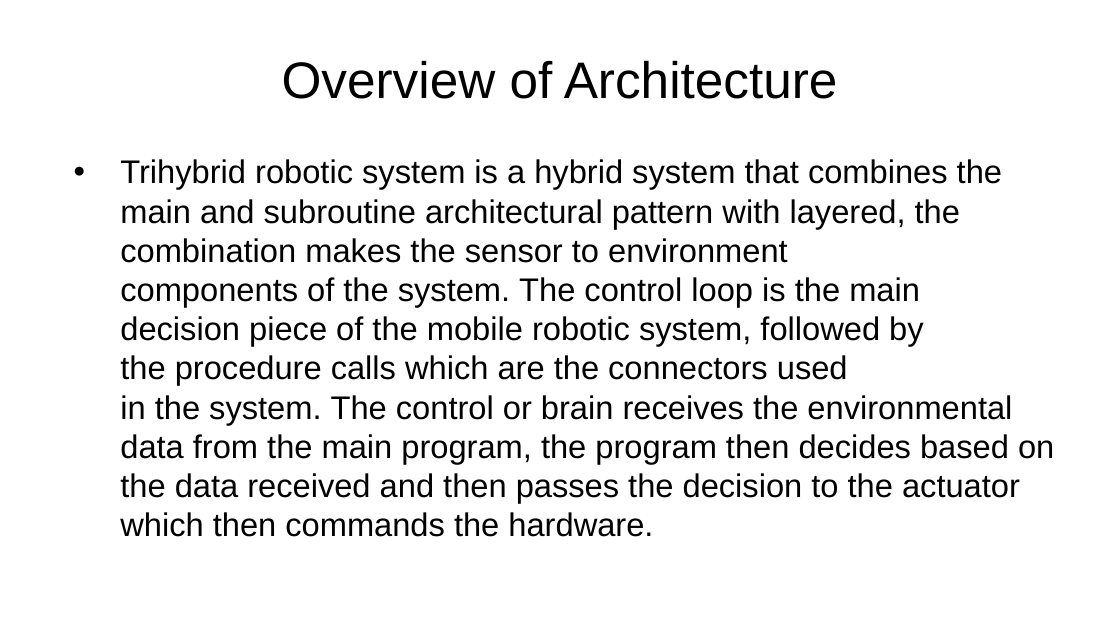
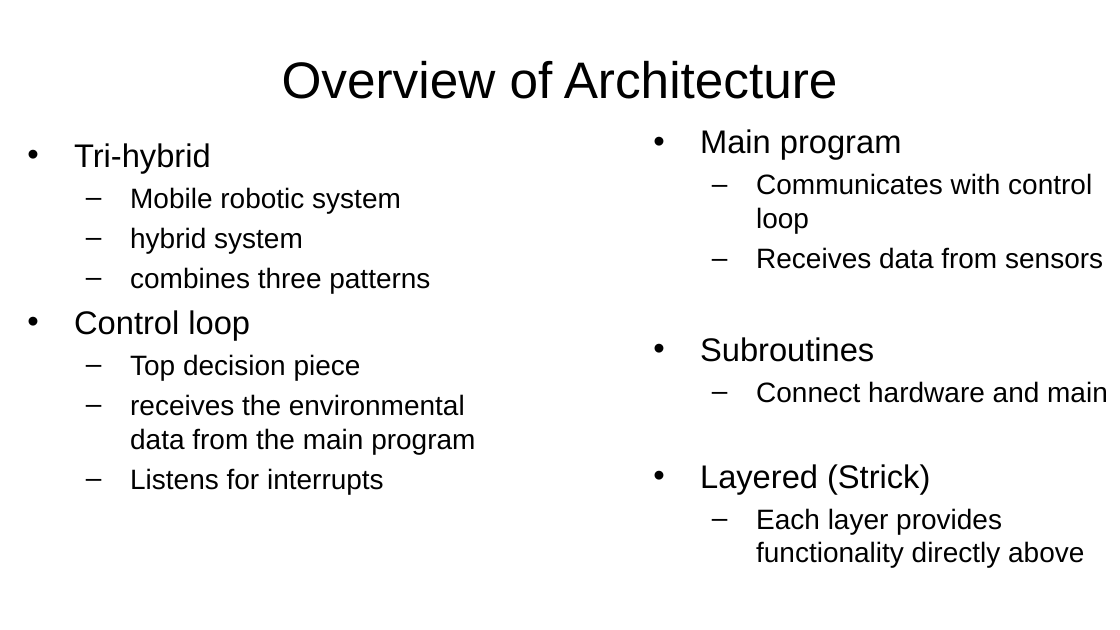
Before and after one commit to AlexLundinEducational/UTDFall2018, a slide deck: slide 2 of 2.1-SE-4352.001-AandD/Homework/Homework3/Homework3.pptx. Drawn at 1120x630 pixels with LibreOffice and Linux fonts; fonts in the diff are those of the drawing; background and template pictures are left out. Boxes give left, top, right and bottom in pixels: in the first picture for what was removed or moved away, otherwise in the second. Text is boxed around its words. In the diff, an @@ line names an element or a change of style, - is before the commit and + after.

```diff
--- a/2.1-SE-4352.001-AandD/Homework/Homework3/Homework3.pptx
+++ b/2.1-SE-4352.001-AandD/Homework/Homework3/Homework3.pptx
@@ text at [74,143,475,494]: text changed; size 28 to 24 pt @@
-• Trihybrid robotic system is a hybrid system that combines the main and subroutine architectural pattern with layered, the combination makes the sensor to environment components of the system. The control loop is the main decision piece of the mobile robotic system, followed by the procedure calls which are the connectors used in the system. The control or brain receives the environmental data from the main program, the program then decides based on the data received and then passes the decision to the actuator which then commands the hardware.
+• Tri-hybrid
+  – Mobile robotic system
+  – hybrid system
+  – combines three patterns
+• Control loop
+  – Top decision piece
+  – receives the environmental data from the main program
+  – Listens for interrupts
@@ text added at [700,129,1108,567], 24 pt, text #000000 @@
+• Main program
+  – Communicates with control loop
+  – Receives data from sensors
+• Subroutines
+  – Connect hardware and main
+• Layered (Strick)
+  – Each layer provides functionality directly above
```
Also in this commit, not shown: 6 other slides changed, 3 slides added, 3 slides removed, 1 other file.
